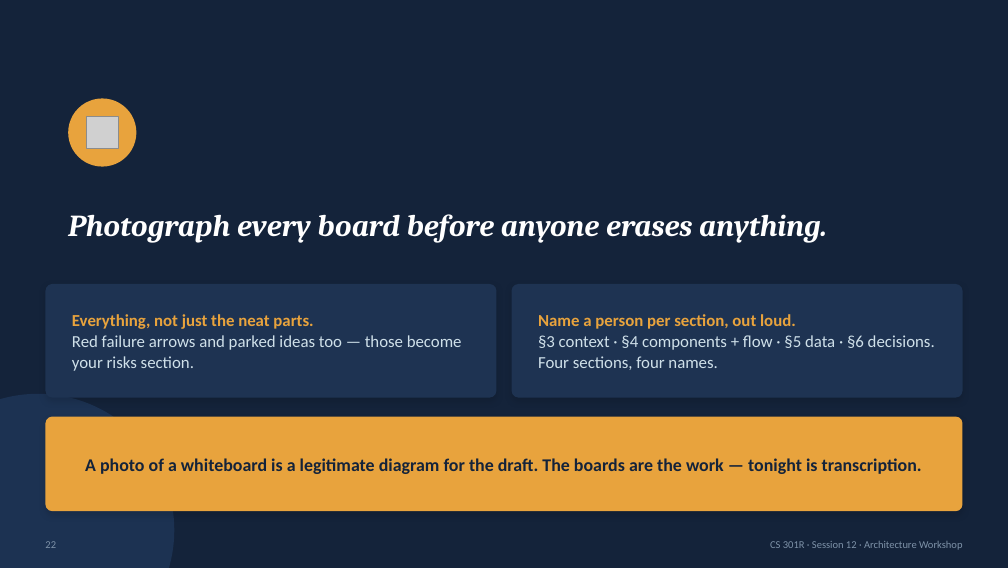
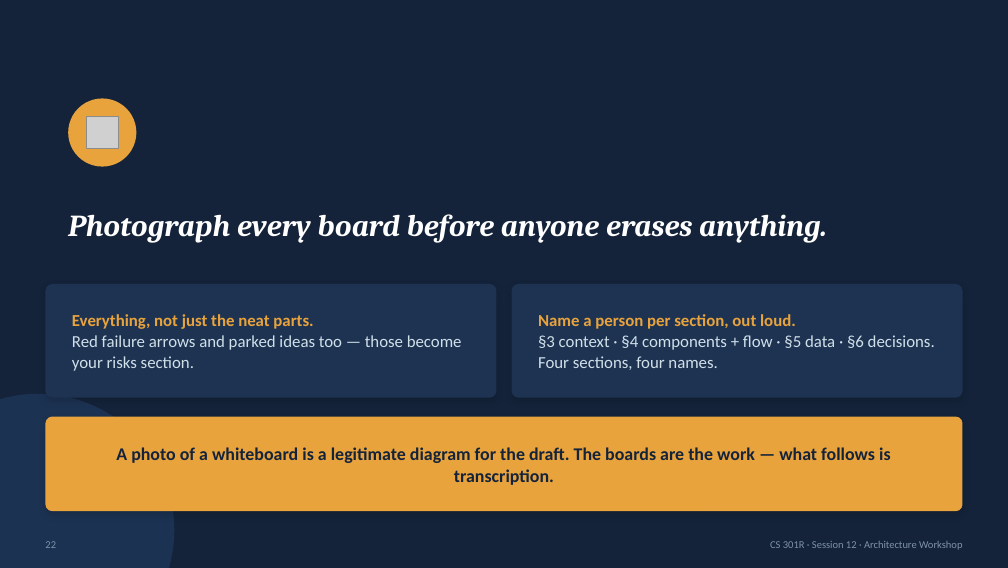
Before and after one commit to BYU-CS-Course-Ops/CS380, a slide deck: slide 22 of canvas_material/lectures/powerpoint/Session12-ArchitectureWorkshop-inclass.pptx. Drawn at 1008x568 pixels with LibreOffice and Linux fonts; fonts in the diff are those of the drawing; grey boxes stand for pictures. Boxes give left, top, right and bottom in pixels: in the first picture for what was removed or moved away, otherwise in the second. Text is boxed around its words. In the diff, an @@ line names an element or a change of style, - is before the commit and + after.

```diff
--- a/canvas_material/lectures/powerpoint/Session12-ArchitectureWorkshop-inclass.pptx
+++ b/canvas_material/lectures/powerpoint/Session12-ArchitectureWorkshop-inclass.pptx
@@ text at bbox=[116, 447, 891, 485]: text changed @@
-A photo of a whiteboard is a legitimate diagram for the draft. The boards are the work — tonight is transcription.
+A photo of a whiteboard is a legitimate diagram for the draft. The boards are the work — what follows is transcription.
```
Also in this commit, not shown: 2 other slides changed, 18 other files.
